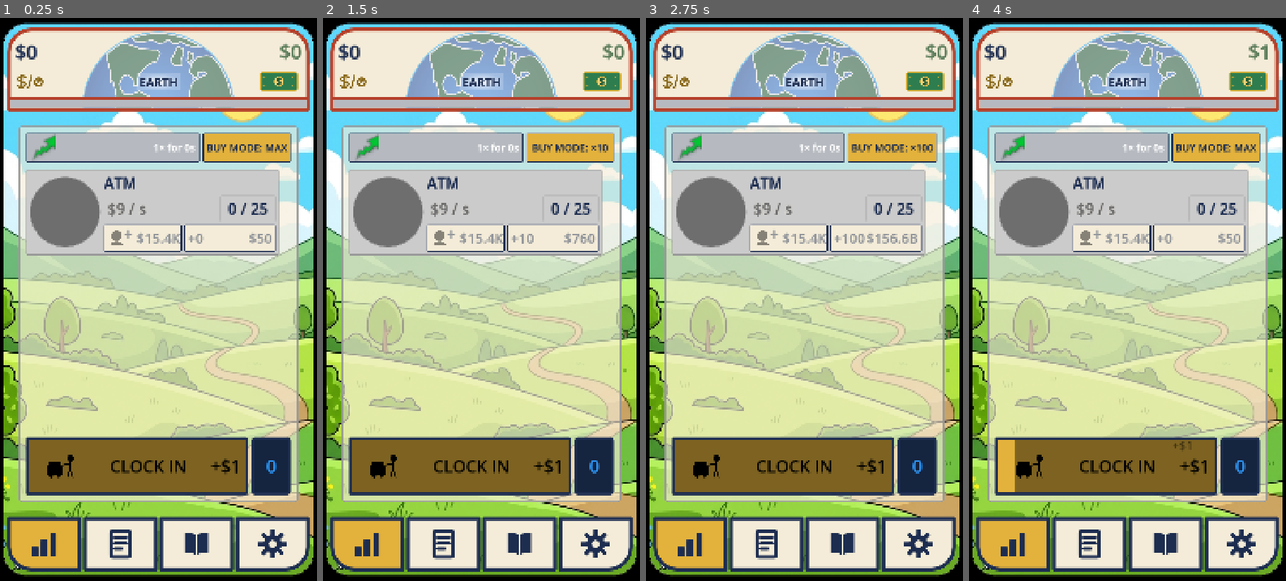
Above: before the commit, frames 1-4 (left to right).
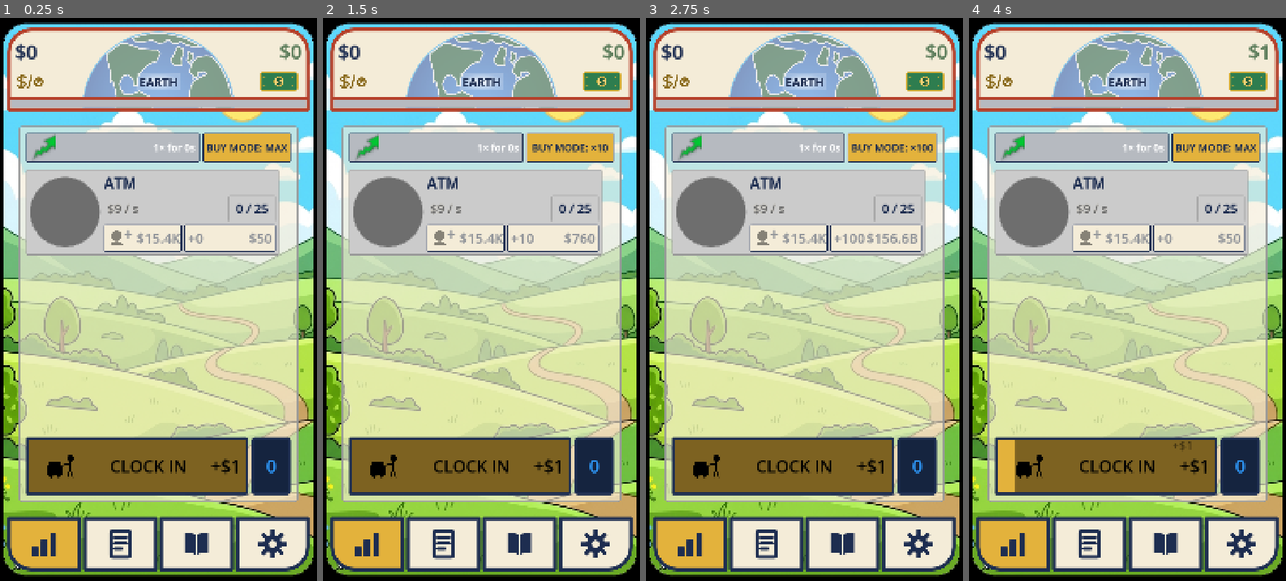
Above: after the commit, the same moments.

Repository: TimGoergen/american-tycoon
Game: Godot game, scene res://Main.tscn
The game is run twice, just before and just after one commit, with the same random seed, the same clock (stepped at 60 frames per second) and the same inputs.
Inputs (mouse positions are in pixels of both pictures, inside the frame that each line leads up to):
- Up to frame 1 (0.25 s): no input
- Up to frame 2 (1.5 s): click "BUY MODE: MAX" at 0.5 s; click "BUY MODE: ×1" at 1.25 s
- Up to frame 3 (2.75 s): click "BUY MODE: ×10" at 2 s
- Up to frame 4 (4 s): click "BUY MODE: ×100" at 2.75 s; click (1105, 468) at 3.5 s

The runs differ from the first frame. In frame 1, 0.3% of the frame differs, in the area x 34-85%, y 31-37%; in frame 2, 0.3%; in frame 3, 0.3%; in frame 4, 0.3%.

Commit message:
Progress-bar / owned-count band font -20% (51 -> 41)
Co-Authored-By: Claude Fable 5 <noreply@anthropic.com>
Claude-Session: https://claude.ai/code/session_01V2mTLbKztKGNf3y2Xw5aUW

Diff:
--- a/game/scripts/ui/PropertyRow.gd
+++ b/game/scripts/ui/PropertyRow.gd
@@ -154,9 +154,9 @@
 ## Raised 52 → 60 (2026-07-05 taller-panel pass), then +50% → 90 (Tim, same day).
 const SECOND_ROW_HEIGHT := 90
 ## Font for the count-panel text and the per-cycle income readout above the bar.
-## FONT_BODY (32) → FONT_SUBHEAD (41) with the 50%-taller band, then +25% in the
-## all-panel-text-larger pass (→ 51, Tim 2026-07-05).
-const SECOND_ROW_FONT_SIZE := 51
+## FONT_BODY (32) → 41 with the 50%-taller band, +25% to 51 in the all-panel-text pass,
+## then −20% back to 41 for this band specifically (Tim, 2026-07-05).
+const SECOND_ROW_FONT_SIZE := 41
 
 var _manager_circle: ManagerCircle
 var _name_label: Label
